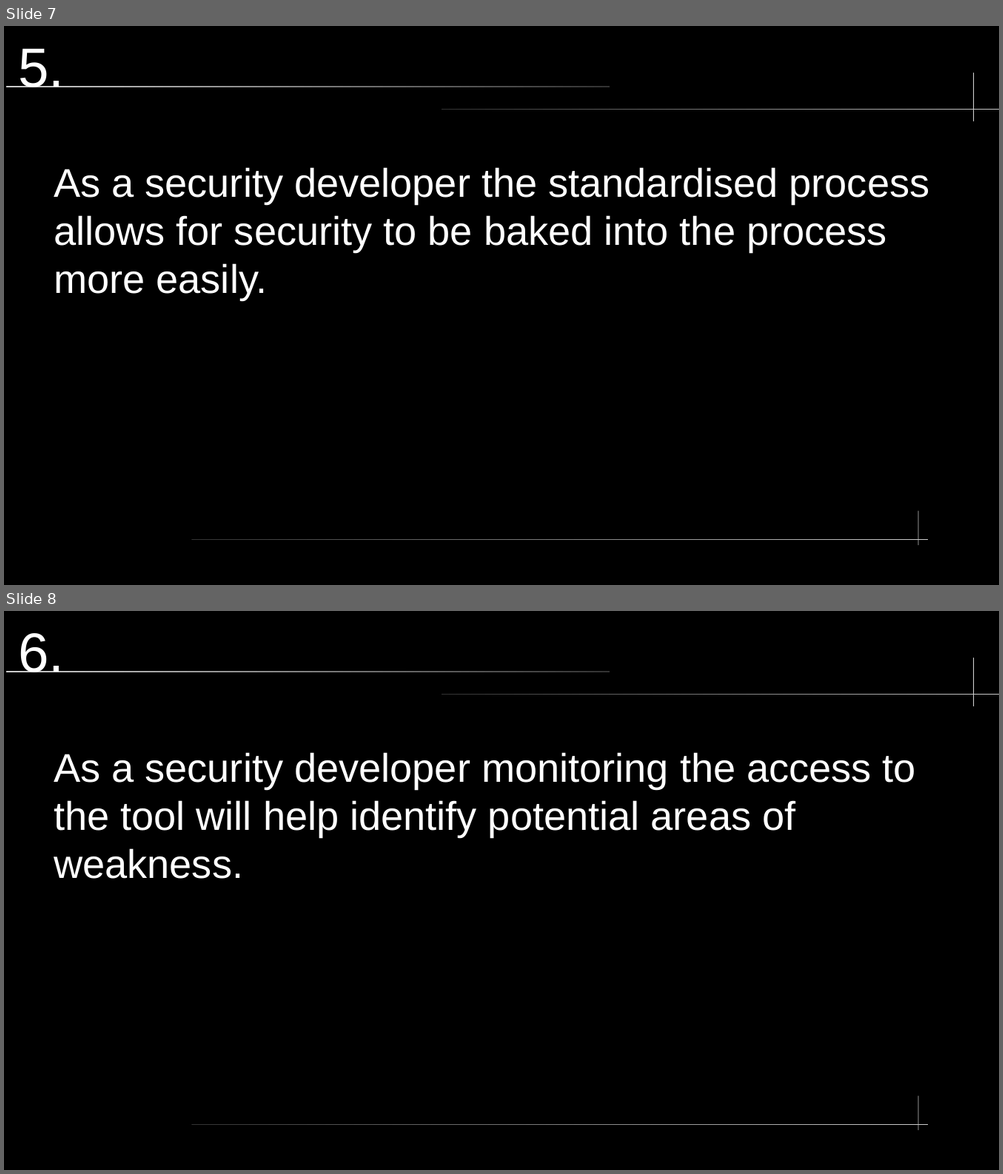
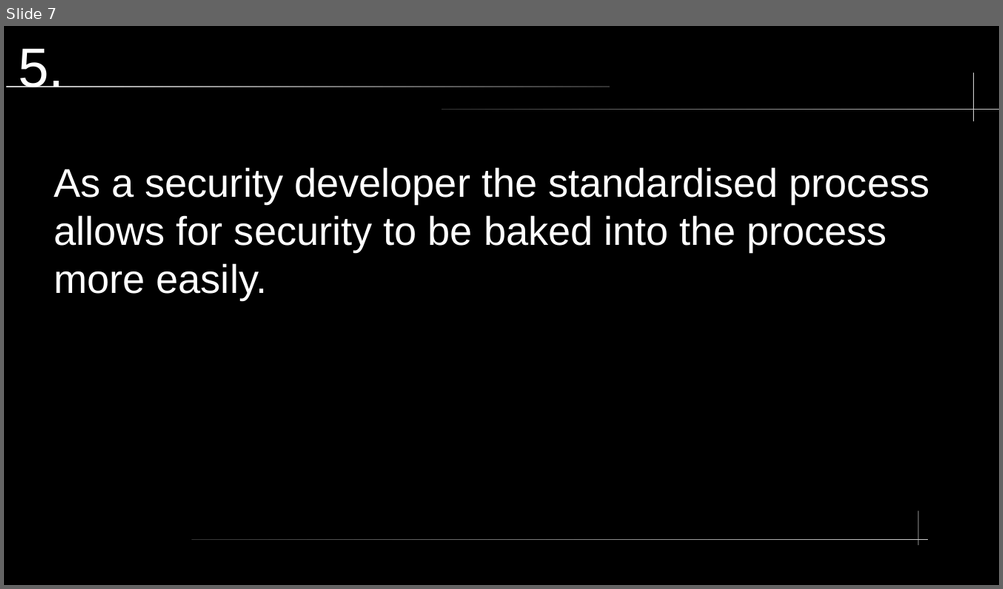
Before and after one commit to somewun/adt-devops, a slide deck: topic-02/Developer Stories.pptx. Shown one above the other, each under a label of ours: slides 7 and 8 before the commit, slide 7 after it. The pictures are 1003x1174 and 1003x589 pixels, drawn with LibreOffice and Linux fonts; fonts in the diff are those of the drawing. Boxes give left, top, right and bottom in pixels: in the first picture for what was removed or moved away, otherwise in the second. Text is boxed around its words. In the diff, an @@ line names an element or a change of style, - is before the commit and + after.

```diff
--- a/topic-02/Developer Stories.pptx
+++ b/topic-02/Developer Stories.pptx
@@ slide 8 removed at [4,611,999,1170], background #000000; not listed: 5 template elements that a slide beside it also shows @@
@@ title removed at [18,633,64,672] @@
-6.
@@ text removed at [54,752,916,879] @@
-As a security developer monitoring the access to the tool will help identify potential areas of weakness.
```
Also in this commit, not shown: 2 slides changed, 1 slide added, 1 other slide removed, 1 other file.
